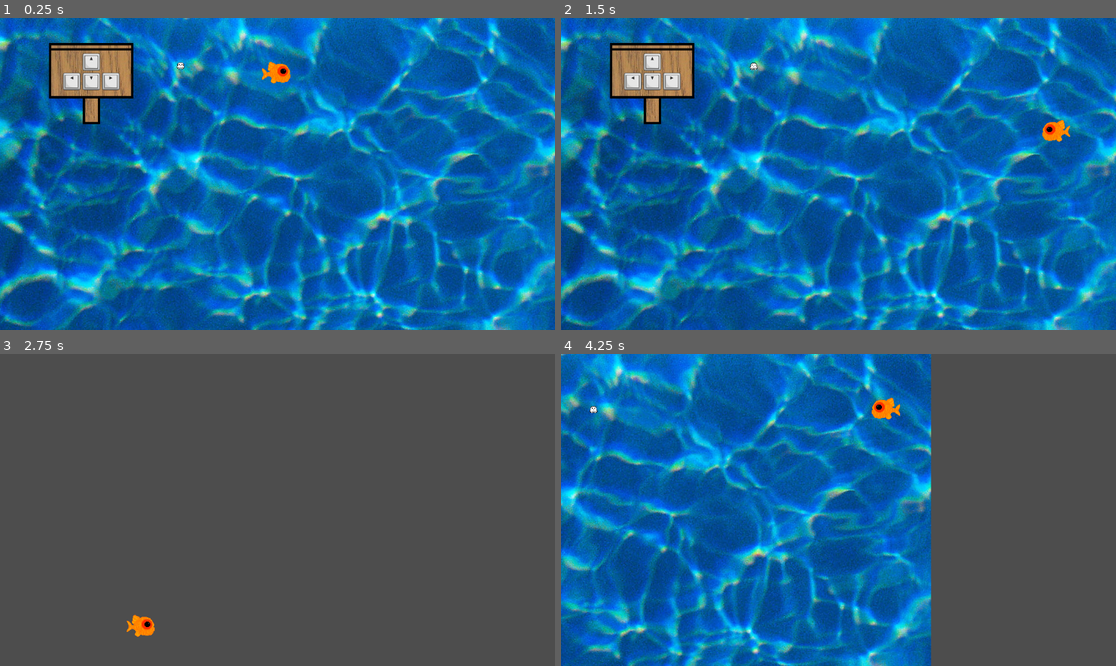
Above: before the commit, frames 1-4 (two rows, left to right).
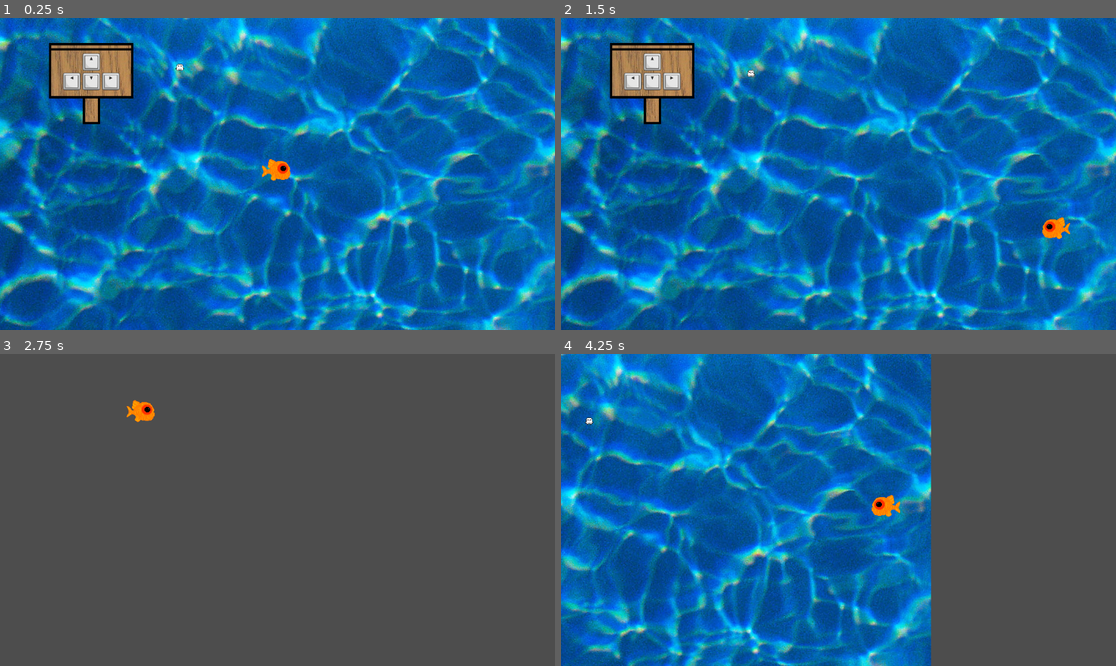
Above: after the commit, the same moments.

Repository: 3lbsofSalt/GhostFish
Game: Godot game, scene res://scenes/newRoot.tscn
Same seed, same stepped clock (60 frames per second), same inputs: the game is played once before the commit and once after it.
Inputs:
- Up to frame 1 (0.25 s): no input
- Up to frame 2 (1.5 s): tap Enter at 0.5 s; hold D (right) 0.53-1.28 s; tap Space at 0.77 s; hold S (down) from 1.28 s (still down)
- Up to frame 3 (2.75 s): tap Space at 1.52 s; release S (down) at 2.03 s; hold D (right) from 2.03 s (still down)
- Up to frame 4 (4.25 s): release D (right) at 2.78 s; hold W (up) 2.78-3.53 s; tap Space at 3.02, 3.77 s; hold A (left) from 3.53 s (still down)

The runs differ from the first frame. In frame 1, 0.5% of the frame differs, in the area x 31-53%, y 14-53%; in frame 2, 0.5%; in frame 3, 0.5%; in frame 4, 0.6%, in the area x 4-62%, y 14-53%.

Commit message:
Fish bubble killing

Diff:
--- a/basic_ghost.gd
+++ b/basic_ghost.gd
@@ -17,6 +17,7 @@
 	queue_free();
 
 func take_damage() -> void:
+	print('airesonteioarsnt');
 	die();
 
 
@@ -28,9 +29,6 @@
 
 
 func _on_collide(body: Node2D) -> void:
-	print('aireostnoaiersnt');
+	print('arst')
 	if body.is_in_group('Fish') and body.has_method('take_damage') and GameState.is_running():
 		body.take_damage();
-	else:
-		print(body.is_in_group('Fish'))
-		print(body.has_method('take_damage'))
--- a/mouth_detection.gd
+++ b/mouth_detection.gd
@@ -27,10 +27,8 @@
 func _process(delta):
 	# Read the mouth state from the file
 	var file = FileAccess.open(mouth_state_file_path, FileAccess.READ)
-	print(file)
 	if file:
 		var mouth_state = file.get_as_text()
-		print(mouth_state)
 		file.close()
 
 		# Example: Use mouth state in the game
--- a/player_body_2d.gd
+++ b/player_body_2d.gd
@@ -1,13 +1,12 @@
 extends CharacterBody2D
 
-@export var speed = 600.0;
-
+@export var speed: float = 600.0;
 @export var bubble_start_size: Vector2 = Vector2(0.01, 0.01);
 @export var bubble_growth_rate: Vector2 = Vector2(0.0005, 0.0005);
-const SPEED = 600.0
 
 @onready var playerSprite = $PlayerSprite;
 @onready var bubble: AnimatedSprite2D = %Bubble;
+@onready var bubbleArea: Area2D = %BubbleArea;
 
 var alive = true;
 var blowing_bubble = false;
@@ -15,8 +14,7 @@
 
 func get_input():
 	if not GameState.is_running():
-		velocity.x = 0;
-		velocity.y = 0;
+		velocity.x = 0; velocity.y = 0;
 		return;
 
 	if MouthDetection.mouth_open:
@@ -25,13 +23,18 @@
 		bubble.visible = true;
 
 	else:
+		if blowing_bubble:
+			# pop the bubble
+			for collision in bubbleArea.get_overlapping_areas():
+				if collision.is_in_group('Ghost') and collision.has_method('take_damage'):
+					collision.take_damage();
 		playerSprite.play('closed')
 		blowing_bubble = false;
 		bubble.visible = false;
 		bubble.scale = bubble_start_size;
 
 	var input_direction = Input.get_vector("left", "right", "up", "down")
-	velocity = input_direction *  speed;
+	velocity = input_direction * speed;
 	if (velocity.x != 0 or velocity.y != 0):
 		if (velocity.x > 0):
 			playerSprite.flip_h = false;
@@ -48,7 +51,6 @@
 	return position;
 
 func take_damage():
-	print('did the thing...')
 	die();
 
 func is_alive() -> bool:
--- a/project.godot
+++ b/project.godot
@@ -22,8 +22,8 @@
 
 [global_group]
 
-BasicGhost="Group for BasicGhost Enemies"
 Fish="Global Player Group"
+Ghost="Group for BasicGhost Enemies"
 
 [input]
 
--- a/scenes/BasicGhost.tscn
+++ b/scenes/BasicGhost.tscn
@@ -17,17 +17,15 @@
 "speed": 5.0
 }]
 
-[node name="BasicGhost" type="Node2D" groups=["BasicGhost"]]
+[node name="Area2D" type="Area2D" groups=["Ghost"]]
 script = ExtResource("1_3dhjh")
 
-[node name="Area2D" type="Area2D" parent="."]
-
-[node name="CollisionShape2D" type="CollisionShape2D" parent="Area2D"]
+[node name="CollisionShape2D" type="CollisionShape2D" parent="." groups=["Ghost"]]
 position = Vector2(0, 1)
 shape = SubResource("RectangleShape2D_tx3y7")
 
-[node name="AnimatedSprite2D" type="AnimatedSprite2D" parent="."]
+[node name="AnimatedSprite2D" type="AnimatedSprite2D" parent="." groups=["Ghost"]]
 scale = Vector2(0.0180556, 0.0180556)
 sprite_frames = SubResource("SpriteFrames_i4r4u")
 
-[connection signal="body_entered" from="Area2D" to="." method="_on_collide"]
+[connection signal="body_entered" from="." to="." method="_on_collide"]
--- a/scenes/fishPlayer.tscn
+++ b/scenes/fishPlayer.tscn
@@ -91,6 +91,7 @@
 
 [node name="PlayerBody2D" type="CharacterBody2D" groups=["Fish"]]
 script = ExtResource("1_ddrnt")
+speed = null
 bubble_start_size = null
 bubble_growth_rate = null
 
@@ -105,9 +106,10 @@
 scale = Vector2(0.01, 0.01)
 sprite_frames = SubResource("SpriteFrames_hu84i")
 
-[node name="Area2D" type="Area2D" parent="PlayerSprite/Bubble"]
+[node name="BubbleArea" type="Area2D" parent="PlayerSprite/Bubble"]
+unique_name_in_owner = true
 
-[node name="CollisionShape2D" type="CollisionShape2D" parent="PlayerSprite/Bubble/Area2D"]
+[node name="CollisionShape2D" type="CollisionShape2D" parent="PlayerSprite/Bubble/BubbleArea"]
 position = Vector2(34.9998, 1)
 scale = Vector2(100, 100)
 shape = SubResource("CircleShape2D_uvw3w")
--- a/scenes/newRoot.tscn
+++ b/scenes/newRoot.tscn
@@ -3,13 +3,14 @@
 [ext_resource type="PackedScene" uid="uid://c6ripmd2conqx" path="res://scenes/fishPlayer.tscn" id="1_s4bfd"]
 [ext_resource type="PackedScene" uid="uid://cvkuhki4jn2i5" path="res://scenes/BasicGhost.tscn" id="2_avy68"]
 [ext_resource type="Script" path="res://camera.gd" id="3_nlxba"]
-[ext_resource type="PackedScene" uid="uid://coo751sus8061" path="res://scenes/crate.tscn" id="5_5xgfe"]
+[ext_resource type="PackedScene" path="res://scenes/crate.tscn" id="5_5xgfe"]
 [ext_resource type="PackedScene" uid="uid://cet3kt5o404rf" path="res://scenes/map.tscn" id="5_8sjng"]
 
 [node name="NewRoot" type="Node2D"]
 
 [node name="PlayerBody2D" parent="." instance=ExtResource("1_s4bfd")]
-position = Vector2(4032, 5298)
+position = Vector2(4032, 5500)
+speed = null
 
 [node name="BasicGhost" parent="." instance=ExtResource("2_avy68")]
 
